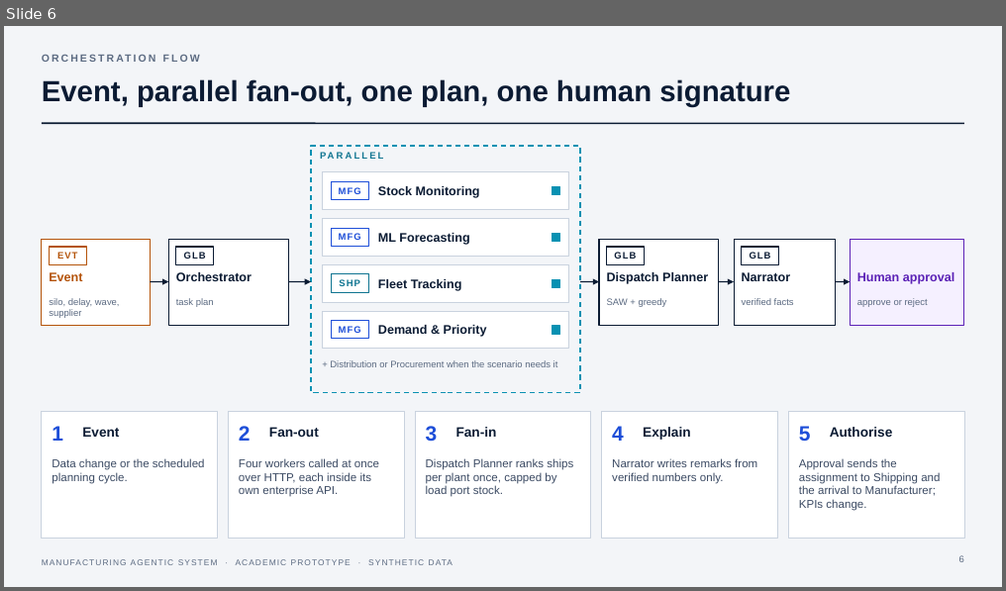
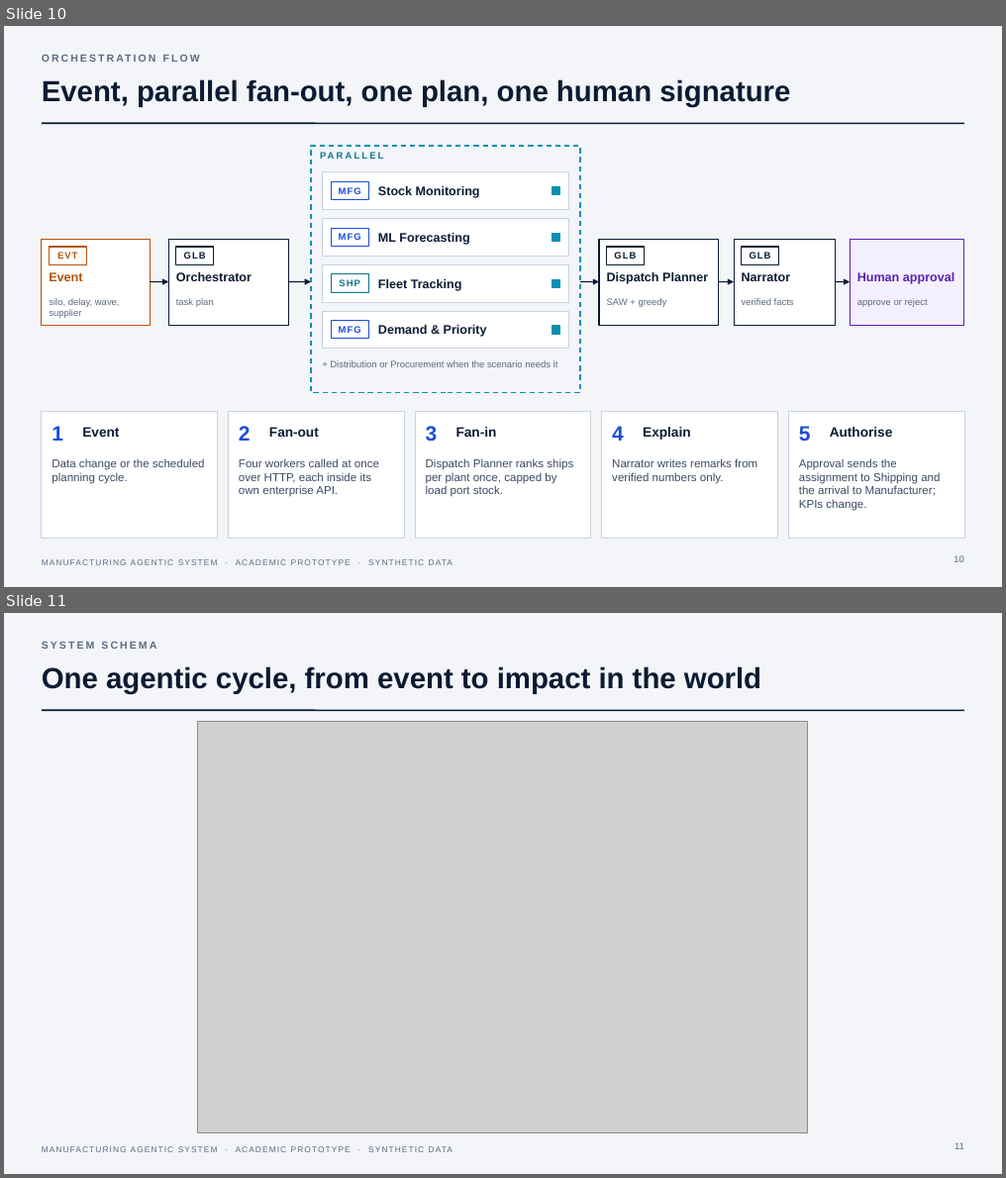
Before and after one commit to hamzaharmanhusni-ugm/manufacturing-agentic-system, a slide deck: docs/presentation/Manufacturing-Agentic-System.pptx. Shown one above the other, each under a label of ours: slide 6 before the commit, slides 10 and 11 after it. The pictures are 1006x591 and 1006x1178 pixels, drawn with LibreOffice and Linux fonts; fonts in the diff are those of the drawing; grey boxes stand for pictures. Boxes give left, top, right and bottom in pixels: in the first picture for what was removed or moved away, otherwise in the second. Text is boxed around its words. In the diff, an @@ line names an element or a change of style, - is before the commit and + after.

```diff
--- a/docs/presentation/Manufacturing-Agentic-System.pptx
+++ b/docs/presentation/Manufacturing-Agentic-System.pptx
@@ slide 11 added at (4, 613, 1002, 1174), background #F3F5F8; not listed: 2 template elements that a slide beside it also shows @@
@@ text added at (42, 641, 156, 649), 10 pt, text #5C6B82, bold @@
+SYSTEM SCHEMA
@@ title added at (42, 666, 761, 694), 28 pt, text #0B1B33, bold @@
+One agentic cycle, from event to impact in the world
@@ picture added at (198, 722, 808, 1134) @@
@@ page number added at (954, 1143, 964, 1150), 9 pt, text #5C6B82 @@
+11
@@ what was slide 6 is now slide 10 @@
@@ page number at (953, 556, 964, 563): text changed @@
-6
+10
```
Also in this commit, not shown: 9 other slides added, 40 other files.
